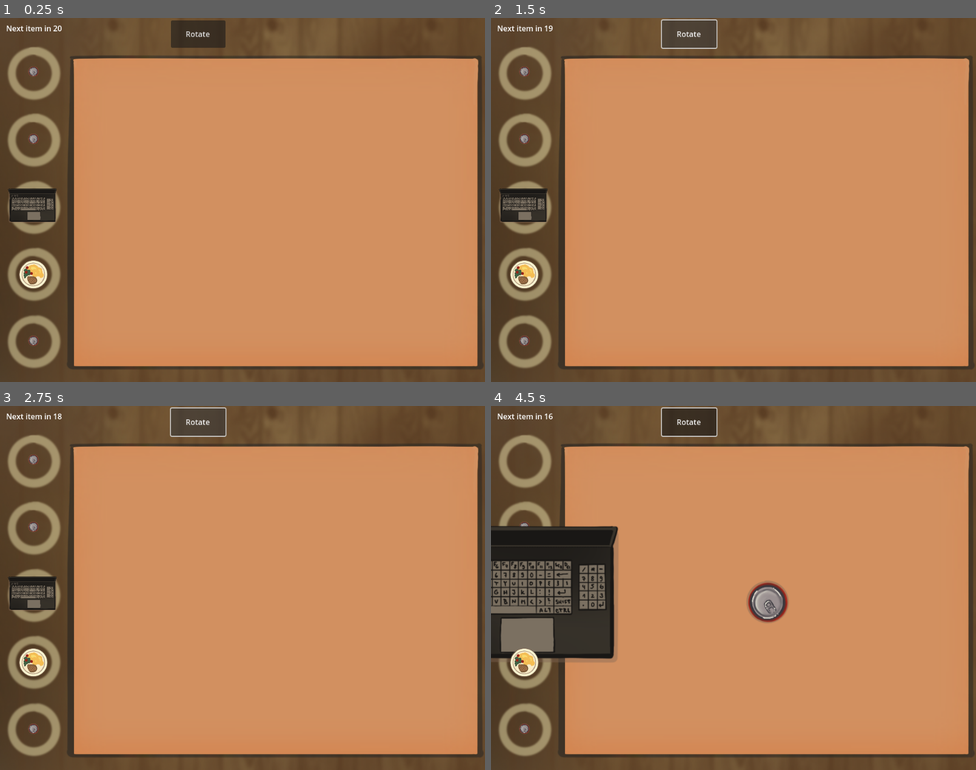
Above: before the commit, frames 1-4 (two rows, left to right).
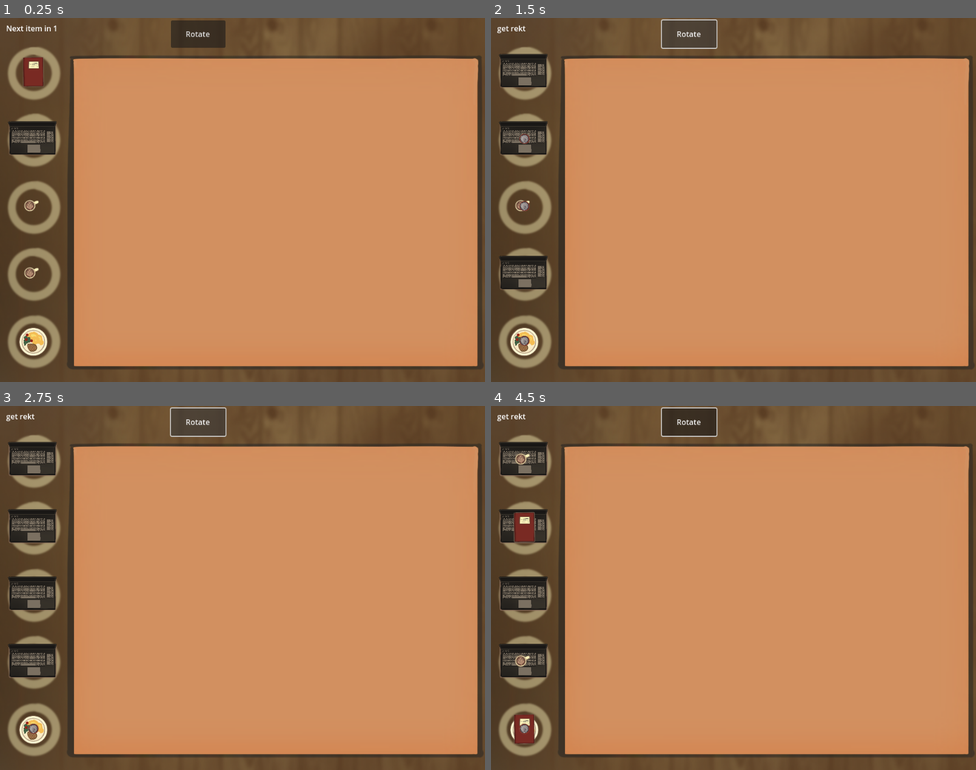
Above: after the commit, the same moments.

Repository: Nekaque/GJTraining
Game: Godot game, scene res://scenes/main.tscn
Same seed, same stepped clock (60 frames per second), same inputs: the game is played once before the commit and once after it.
Inputs (mouse positions are in pixels of both pictures, inside the frame that each line leads up to):
- Up to frame 1 (0.25 s): no input
- Up to frame 2 (1.5 s): click "Rotate" at 0.5 s; click "Rotate" at 1.25 s
- Up to frame 3 (2.75 s): click "Rotate" at 2 s
- Up to frame 4 (4.5 s): tap Enter at 2.75, 4.25 s; drag from (524, 460) to (767, 598) at 2.77 s; tap Space at 3.5 s; drag from (524, 526) to (767, 598) at 3.52 s; move the mouse to (524, 595) at 4.27 s; press the mouse at (524, 595) at 4.28 s

The runs differ from the first frame. In frame 1, 2.7% of the frame differs, in the area x 1-13%, y 2-93%; in frame 2, 3.8%; in frame 3, 3.1%; in frame 4, 12%, in the area x 0-62%, y 2-93%.

Commit message:
generating by probability ditribution

Diff:
--- a/scenes/item.tscn
+++ b/scenes/item.tscn
@@ -57,7 +57,6 @@
 [node name="CoffeeCollider" type="CollisionShape2D" parent="."]
 position = Vector2(-7, -7.45061e-09)
 rotation = -0.0742677
-scale = Vector2(1, 1)
 shape = SubResource("CircleShape2D_d265e")
 
 [node name="CanCollider" type="CollisionShape2D" parent="."]
--- a/scripts/main.gd
+++ b/scripts/main.gd
@@ -8,9 +8,11 @@
 var occupied = null
 var collided = 0
 var rest = 0
-var time = 20
+var time = 1
 var end = false
 var max_type = 4
+var random = RandomNumberGenerator.new()
+var probs = [1,2,3,4,5]
 @onready var timer = $Timer
 @onready var label = $Label
 
@@ -18,16 +20,19 @@
 func _ready() -> void:
 	var n = 5
 	items = []
-	occupied = []
-	for i in range(n):
-		var temp = item.instantiate()
-		temp.setup(i,randi_range(0,max_type))
-		occupied.append(true)
-		add_child(temp)
-		items.append(temp)
+	occupied = [true, true, true, true, true]
+	for i in range(n): create_item(i)
 	timer.wait_time = time
 	timer.start(0)
 	rest = time
+
+func create_item(i):
+	var temp = item.instantiate()
+	temp.setup(i, random.rand_weighted(probs))
+	add_child(temp)
+	items.append(temp)
+	occupied[i] = true
+
 
 func _process(delta: float) -> void:
 	if (!end):
@@ -63,14 +68,9 @@
 func _on_timer_timeout() -> void:
 	var valid = false
 	for i in len(occupied):
-		if !(occupied[i]):
-			var temp = item.instantiate()
-			temp.setup(i,randi_range(0,max_type))
-			occupied[i] = true
-			add_child(temp)
-			items.append(temp)
-			valid = true
-			break
+		#if !(occupied[i]):
+		create_item(i)
+			#break
 	if valid:
 		rest = time
 		timer.start(0)
